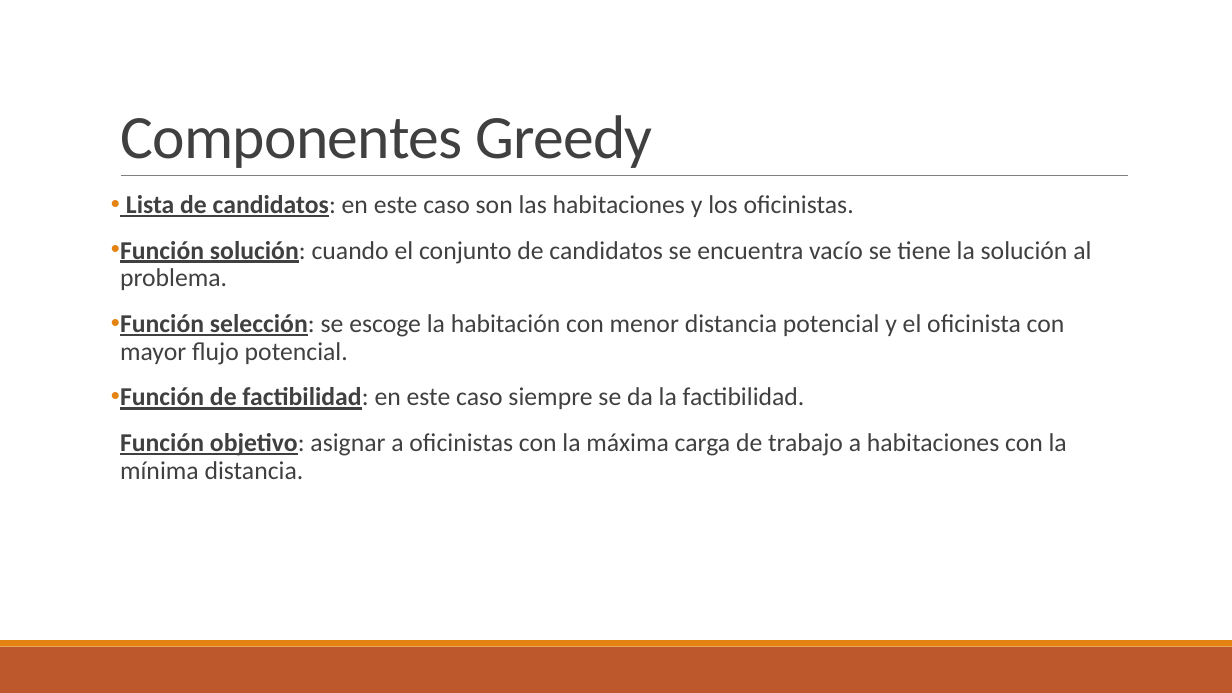
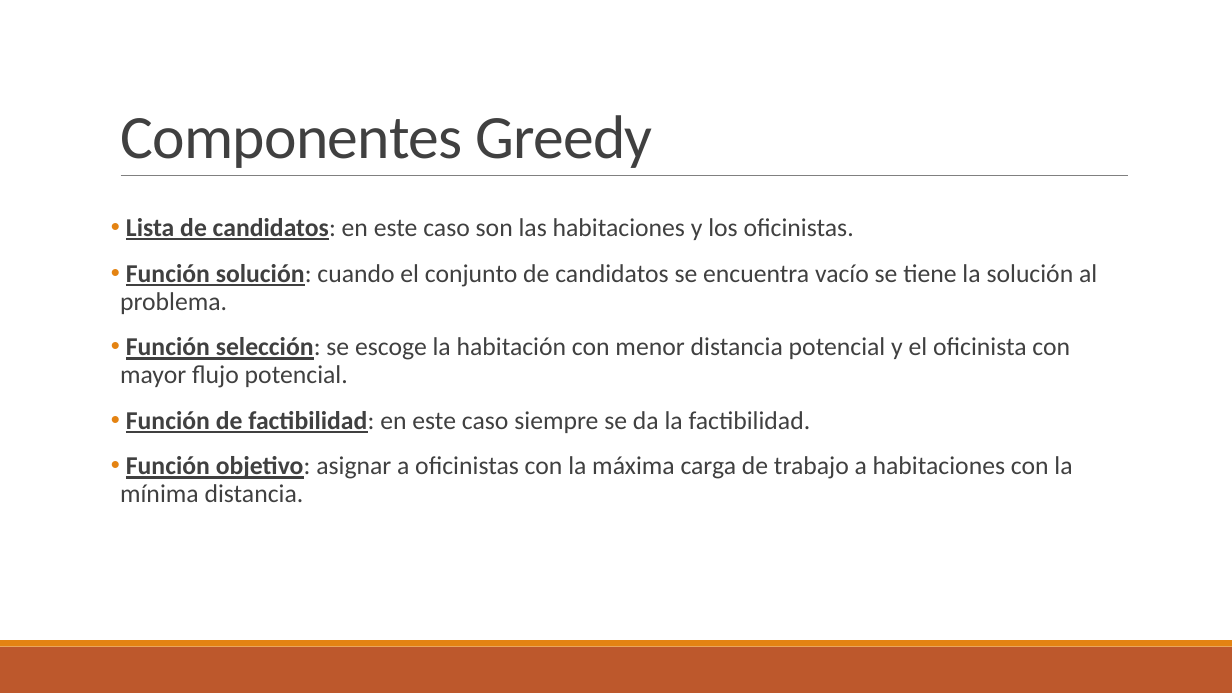
Before and after one commit to santidediego/Algoritmica, a slide deck: slide 4 of Practica3/Greedy.pptx. Drawn at 1232x693 pixels with LibreOffice and Linux fonts; fonts in the diff are those of the drawing. Boxes give left, top, right and bottom in pixels: in the first picture for what was removed or moved away, otherwise in the second. Text is boxed around its words. In the diff, an @@ line names an element or a change of style, - is before the commit and + after.

```diff
--- a/Practica3/Greedy.pptx
+++ b/Practica3/Greedy.pptx
@@ text "Lista de candidatos: en este ...": place and size @@
-text "Lista de candidatos: en este ..." at <box>120,195,1091,479</box>
+text "Lista de candidatos: en este ..." at <box>120,218,1097,502</box>
@@ text at <box>120,456,1072,502</box>: bullet   to • @@
```
Also in this commit, not shown: 6 other slides changed, 3 slides added, 1 other file.
